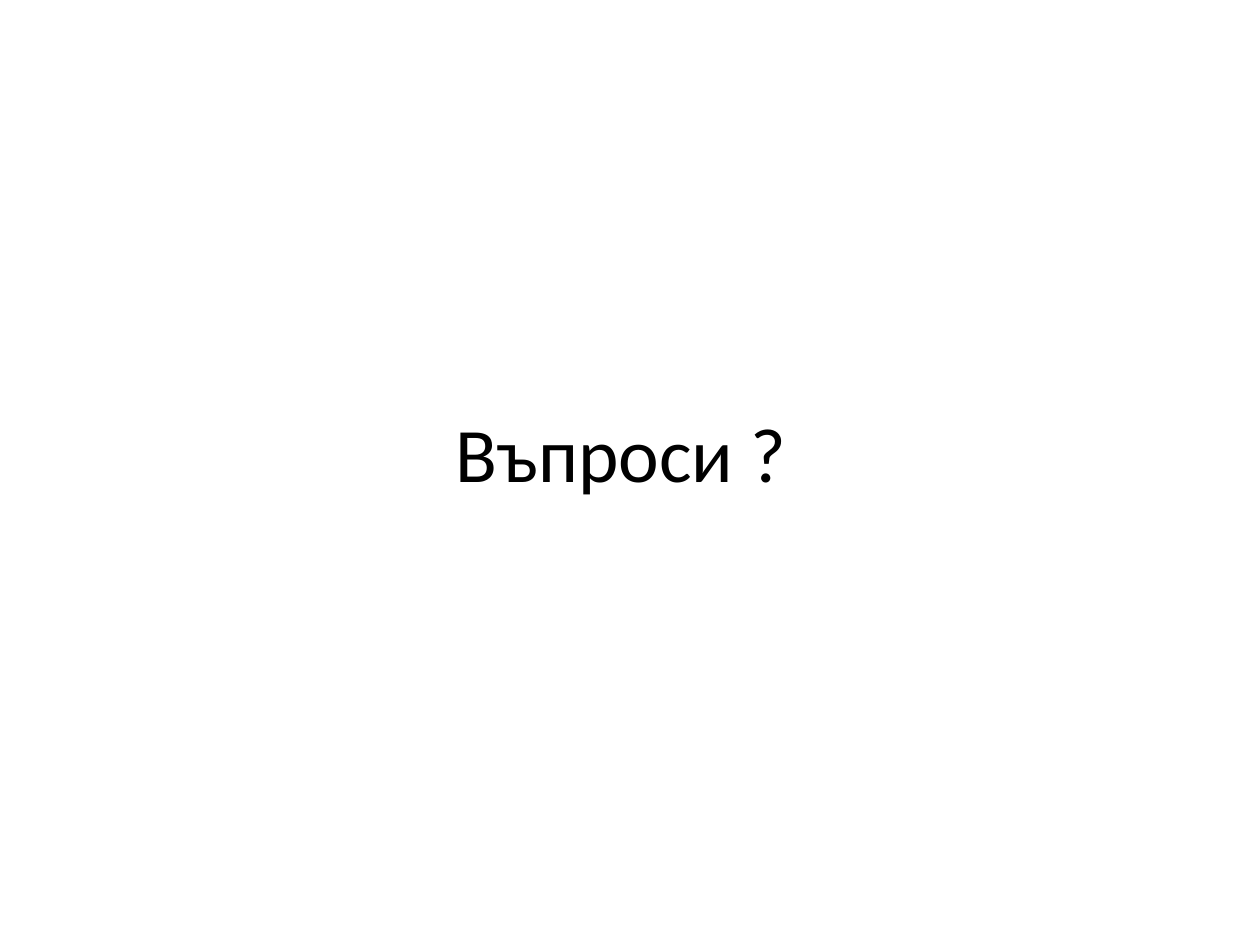
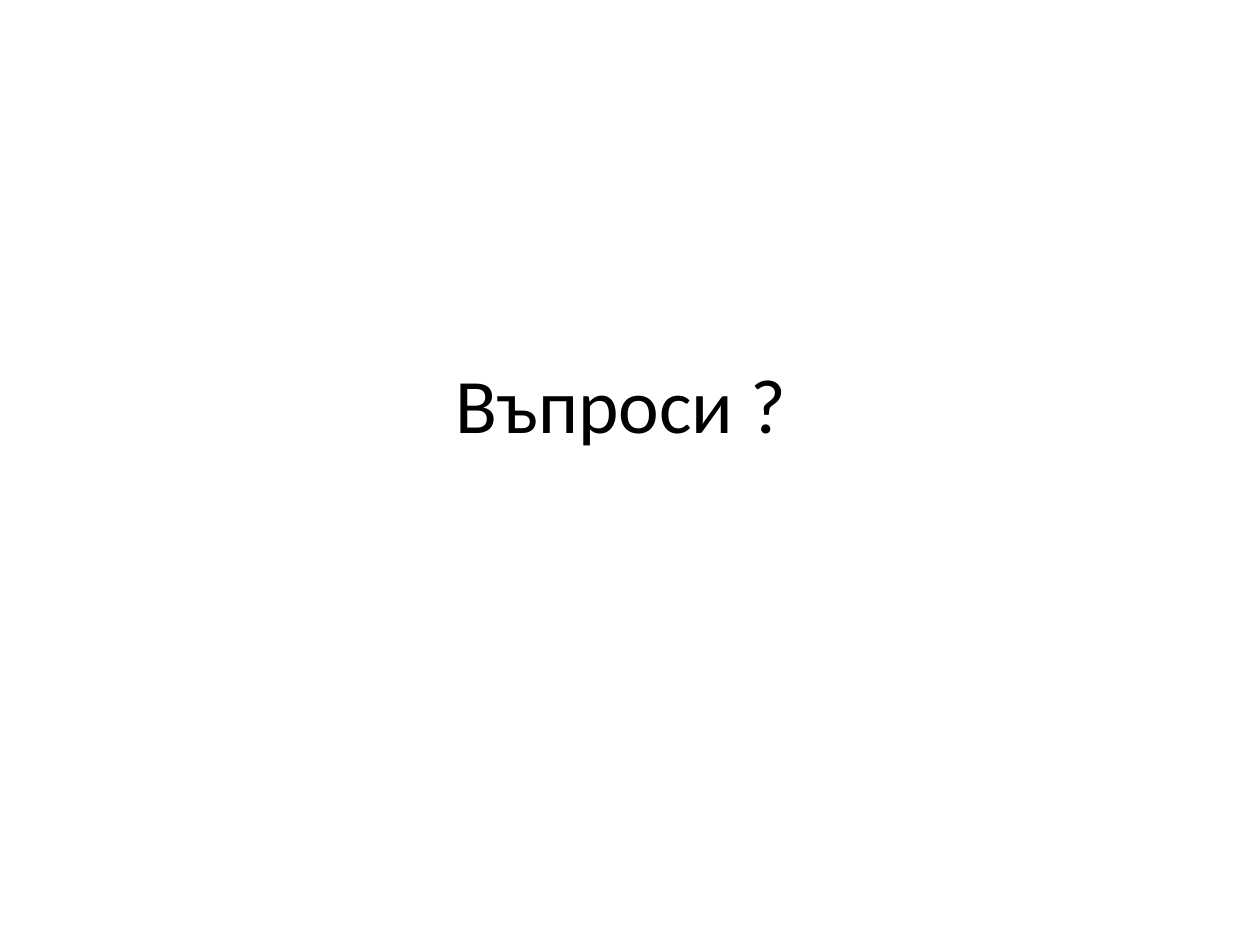
Before and after one commit to jasimcse/team2-strawberry, a slide deck: slide 38 of prezentaciq/venci.ppt (slide 37 before the commit). Drawn at 1260x945 pixels with LibreOffice and Linux fonts; fonts in the diff are those of the drawing. Boxes give left, top, right and bottom in pixels: in the first picture for what was removed or moved away, otherwise in the second. Text is boxed around its words. In the diff, an @@ line names an element or a change of style, - is before the commit and + after.

```diff
--- a/prezentaciq/venci.ppt
+++ b/prezentaciq/venci.ppt
@@ title "Въпроси ?" moved from (x1=456, y1=432, x2=734, y2=495) to (x1=456, y1=383, x2=734, y2=446) @@
```
Also in this commit, not shown: 4 other slides changed, 2 slides added, 1 slide removed.
